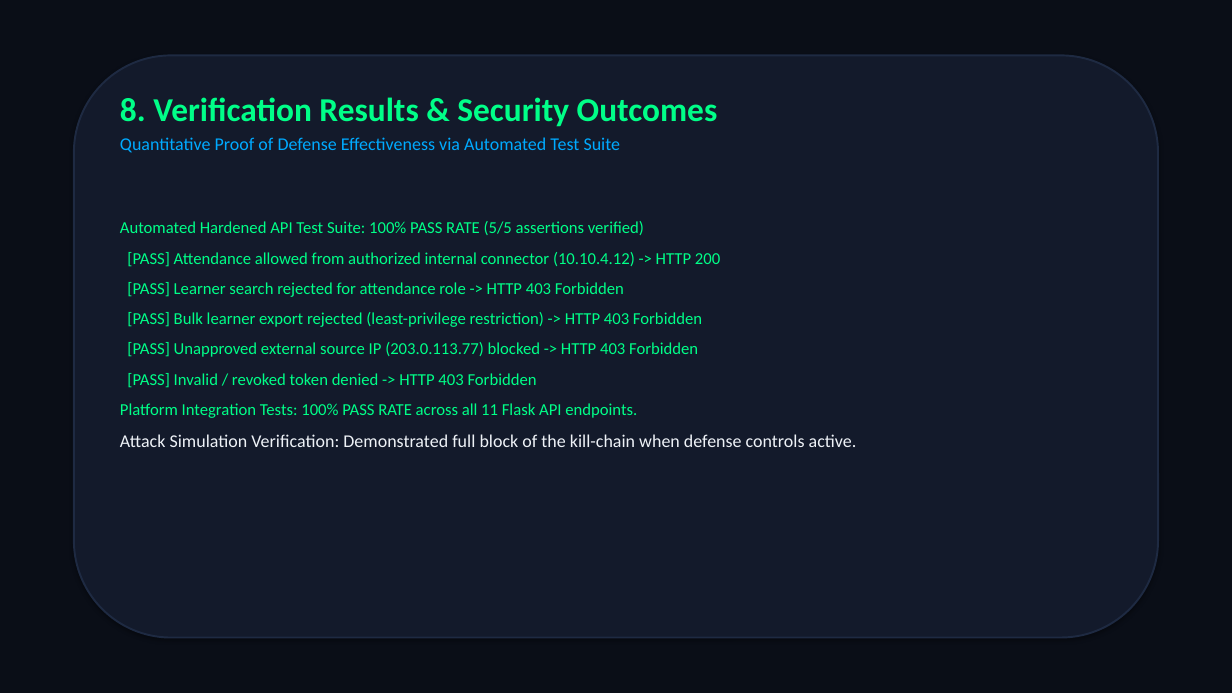
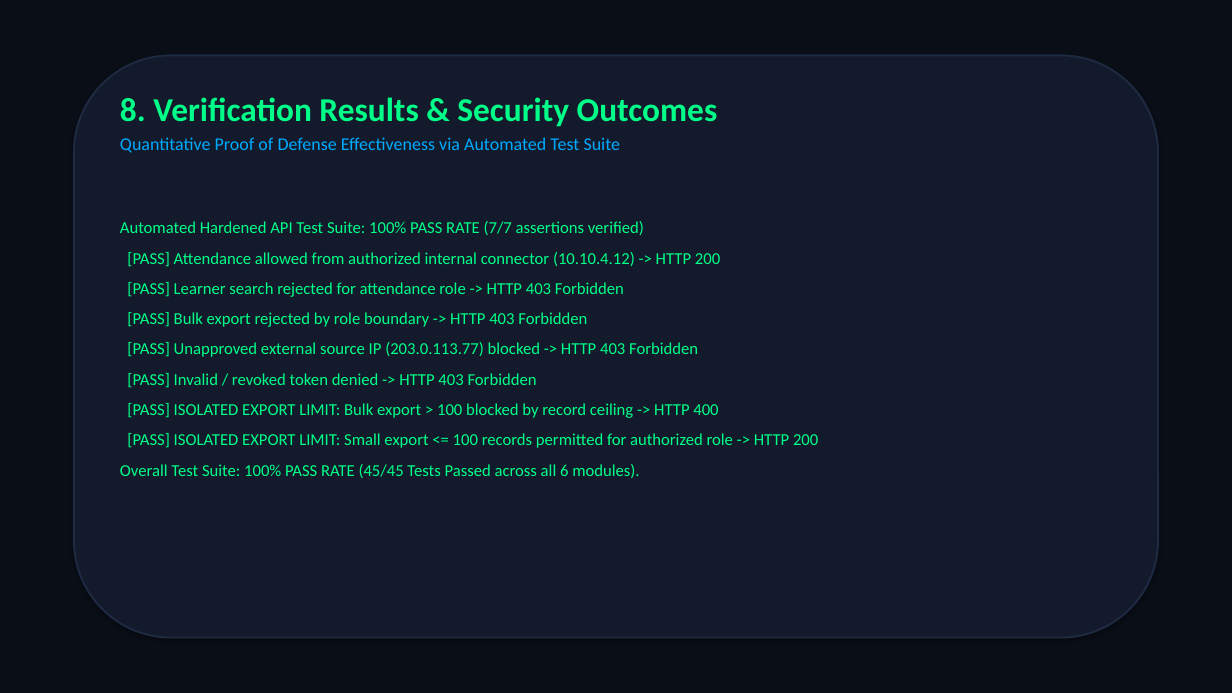
Before and after one commit to kandukurijagan1/crimeathon, a slide deck: slide 9 of SENTRIX_SHIELD_PRESENTATION.pptx. Drawn at 1232x693 pixels with LibreOffice and Linux fonts; fonts in the diff are those of the drawing. Boxes give left, top, right and bottom in pixels: in the first picture for what was removed or moved away, otherwise in the second. Text is boxed around its words. In the diff, an @@ line names an element or a change of style, - is before the commit and + after.

Commit message:
Correct evidence engine and defense controls: ground-truth alignment with E01-E12, separated confirmed vs hypothesis, 7-month credential age, and isolated export record ceiling tests

```diff
--- a/SENTRIX_SHIELD_PRESENTATION.pptx
+++ b/SENTRIX_SHIELD_PRESENTATION.pptx
@@ text at <box>120,221,644,235</box>: text changed @@
-Automated Hardened API Test Suite: 100% PASS RATE (5/5 assertions verified)
+Automated Hardened API Test Suite: 100% PASS RATE (7/7 assertions verified)
@@ text at <box>127,312,587,327</box>: text changed @@
-[PASS] Bulk learner export rejected (least-privilege restriction) -> HTTP 403 Forbidden
+[PASS] Bulk export rejected by role boundary -> HTTP 403 Forbidden
@@ text at <box>120,403,818,478</box>: text changed; size 14 to 13 pt; text colour #EEF2F7 to #00FF88 @@
-Platform Integration Tests: 100% PASS RATE across all 11 Flask API endpoints.
-Attack Simulation Verification: Demonstrated full block of the kill-chain when defense controls active.
+[PASS] ISOLATED EXPORT LIMIT: Bulk export > 100 blocked by record ceiling -> HTTP 400
+[PASS] ISOLATED EXPORT LIMIT: Small export <= 100 records permitted for authorized role -> HTTP 200
+Overall Test Suite: 100% PASS RATE (45/45 Tests Passed across all 6 modules).
```
Also in this commit, not shown: 8 other slides changed, 1 slide removed, 13 other files.
